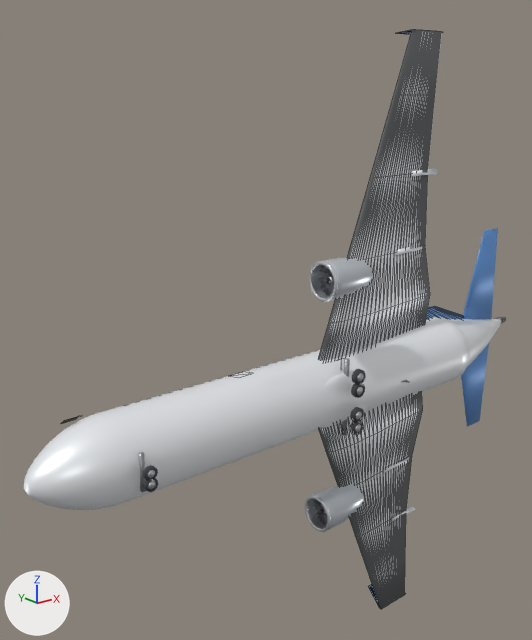
The glTF model public/models/a319.glb: old version first, new version second.
Camera for both pictures: a 50 mm camera at (-25.6, -26.2, 15.0) aimed at (-1.4, 4.0, 2.9). The lights are fixed; the arrows at lower left show +X, +Y and +Z. The picture after the commit comes second. Mesh edges are drawn as thin lines on the coarser meshes. Where no turn or scale is listed for an object, it has been applied to the vertices.

The first picture shows 'BellyFairing', 'Fuselage', 'HStab_L', 'HStab_R', 'Nacelle_-1_0', 'Nacelle_1_0', 'Wing_L', 'Wing_R' and 21 more.
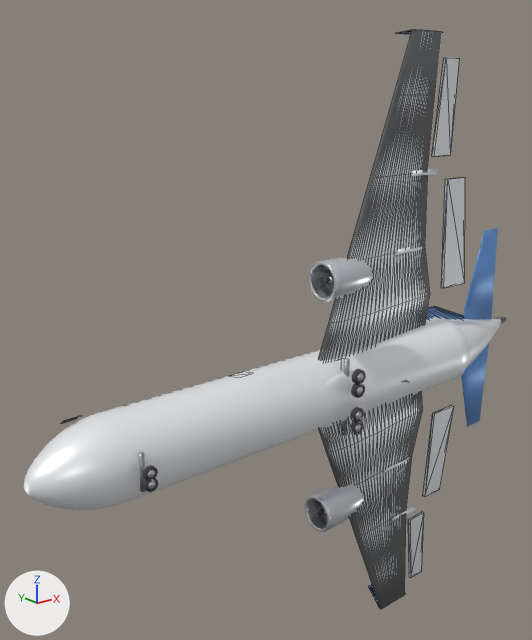
Changed parts and their boxes (x1, y1, x2, y2) in the pictures (532 x 640 px):
'Flap_R', added: after (441, 177, 465, 288)
'Aileron_R', added: after (432, 58, 459, 157)
'Flap_L', added: after (422, 405, 454, 497)
'Aileron_L', added: after (408, 511, 424, 578)

What changed in the scene script:
```text
Add me_aileron_r:
    me_aileron_r.from_pydata([(-0.55, -0.16, -2.59), (0.55, 0.34, 2.59), (1.68, 0.34, 2.59), (0.86, -0.16, -2.59), (-0.55, -0.34, -2.59), (0.55, 0.16, 2.59), (1.68, 0.16, 2.59), (0.86, -0.34, -2.59)], [], [(0, 1, 2), (0, 2, 3), (7, 6, 5), (7, 5, 4), (0, 4, 5), (0, 5, 1), (1, 5, 6), (1, 6, 2), (2, 6, 7), (2, 7, 3), (3, 7, 4), (3, 4, 0)])
    me_aileron_r.materials.append(mat_hd_wing)  # white #eaedf2
Add me_flap_r:
    me_flap_r.from_pydata([(-0.2, -0.21, -3.08), (0.2, 0.38, 3.08), (1.75, 0.38, 3.08), (1.73, -0.21, -3.08), (-0.2, -0.38, -3.08), (0.2, 0.21, 3.08), (1.75, 0.21, 3.08), (1.73, -0.38, -3.08)], [], [(0, 1, 2), (0, 2, 3), (7, 6, 5), (7, 5, 4), (0, 4, 5), (0, 5, 1), (1, 5, 6), (1, 6, 2), (2, 6, 7), (2, 7, 3), (3, 7, 4), (3, 4, 0)])
    me_flap_r.materials.append(mat_hd_wing)  # white #eaedf2
Add me_aileron_l:
    me_aileron_l.from_pydata([(-0.55, -0.16, 2.59), (0.55, 0.34, -2.59), (1.68, 0.34, -2.59), (0.86, -0.16, 2.59), (-0.55, -0.34, 2.59), (0.55, 0.16, -2.59), (1.68, 0.16, -2.59), (0.86, -0.34, 2.59)], [], [(0, 3, 2), (0, 2, 1), (7, 4, 5), (7, 5, 6), (0, 1, 5), (0, 5, 4), (1, 2, 6), (1, 6, 5), (2, 3, 7), (2, 7, 6), (3, 0, 4), (3, 4, 7)])
    me_aileron_l.materials.append(mat_hd_wing)  # white #eaedf2
Add me_flap_l:
    me_flap_l.from_pydata([(-0.2, -0.21, 3.08), (0.2, 0.38, -3.08), (1.75, 0.38, -3.08), (1.73, -0.21, 3.08), (-0.2, -0.38, 3.08), (0.2, 0.21, -3.08), (1.75, 0.21, -3.08), (1.73, -0.38, 3.08)], [], [(0, 3, 2), (0, 2, 1), (7, 4, 5), (7, 5, 6), (0, 1, 5), (0, 5, 4), (1, 2, 6), (1, 6, 5), (2, 3, 7), (2, 7, 6), (3, 0, 4), (3, 4, 7)])
    me_flap_l.materials.append(mat_hd_wing)  # white #eaedf2
Add ob_aileron_r:
    ob_aileron_r = bpy.data.objects.new('Aileron_R', me_aileron_r)
    ob_aileron_r.location = (8.13, 0.75, 14.01)
Add ob_flap_r:
    ob_flap_r = bpy.data.objects.new('Flap_R', me_flap_r)
    ob_flap_r.location = (8.54, 0.08, 7.04)
Add ob_aileron_l:
    ob_aileron_l = bpy.data.objects.new('Aileron_L', me_aileron_l)
    ob_aileron_l.location = (8.13, 0.75, -14.01)
Add ob_flap_l:
    ob_flap_l = bpy.data.objects.new('Flap_L', me_flap_l)
    ob_flap_l.location = (8.54, 0.08, -7.04)
```
